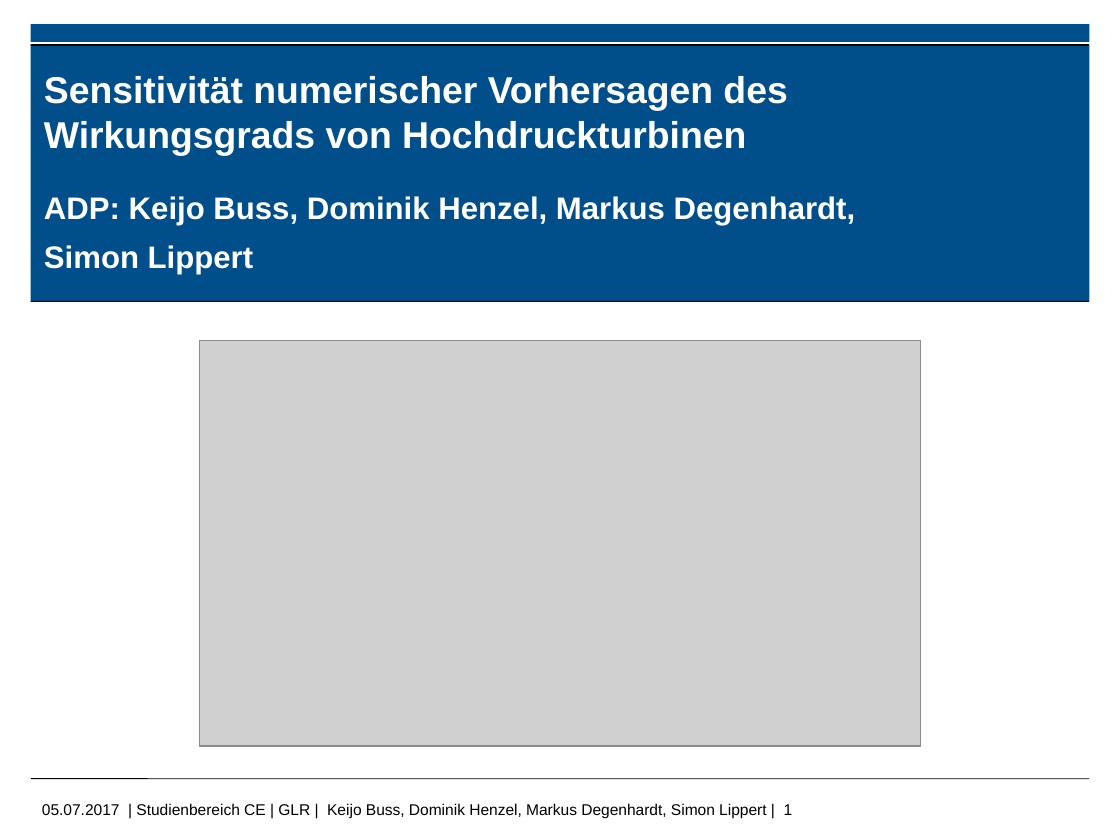
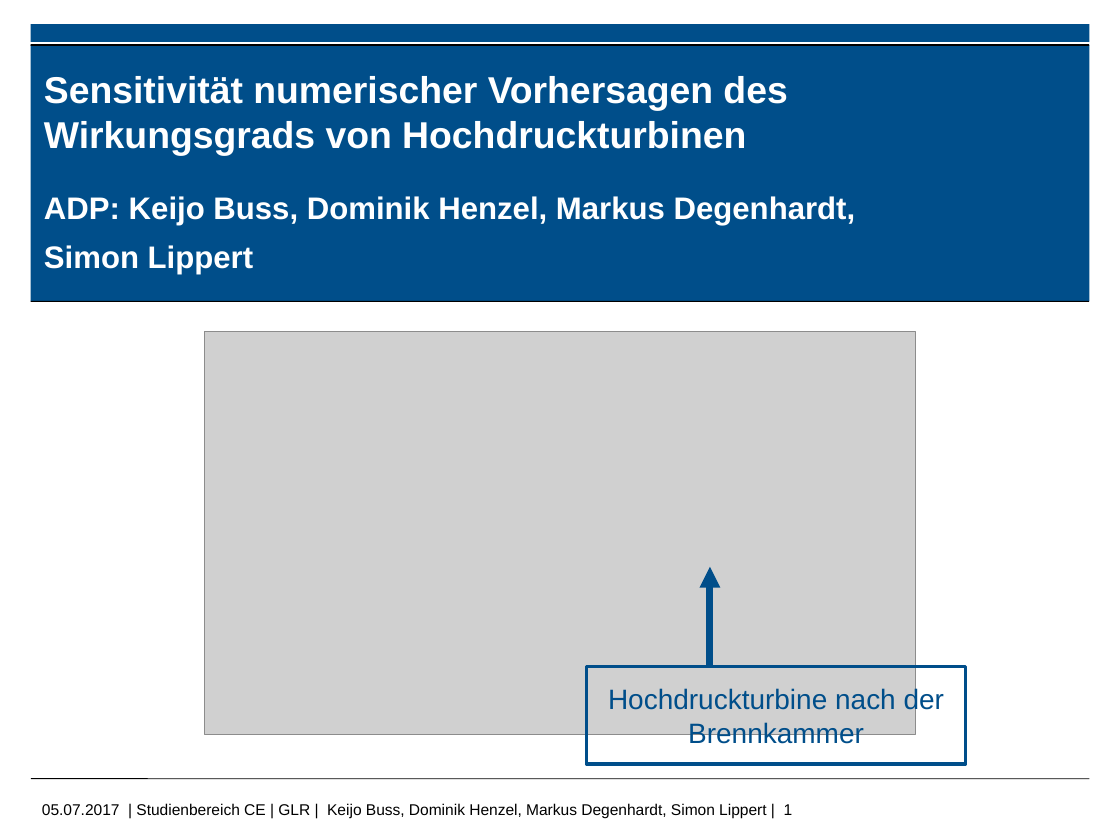
Before and after one commit to MDegenhardt/AusarbeitungADP, a slide deck: slide 1 of Präsentation/Abschluss_Präsentation_Keijo.pptx. Drawn at 1120x840 pixels with LibreOffice and Linux fonts; fonts in the diff are those of the drawing; grey boxes stand for pictures; background and template pictures are left out. Boxes give left, top, right and bottom in pixels: in the first picture for what was removed or moved away, otherwise in the second. Text is boxed around its words. In the diff, an @@ line names an element or a change of style, - is before the commit and + after.

```diff
--- a/Präsentation/Abschluss_Präsentation_Keijo.pptx
+++ b/Präsentation/Abschluss_Präsentation_Keijo.pptx
@@ picture: place and size @@
-picture at [199, 340, 920, 746]
+picture at [204, 332, 915, 734]
@@ arrow added from (710, 666) to (710, 567), #004E8A 4.5 pt @@
@@ rectangle added at [587, 666, 967, 764], outline #004E8A 2 pt, 18 pt, text #004E8A @@
+Hochdruckturbine nach der Brennkammer
```
Also in this commit, not shown: 12 other slides changed, 3 other files.
